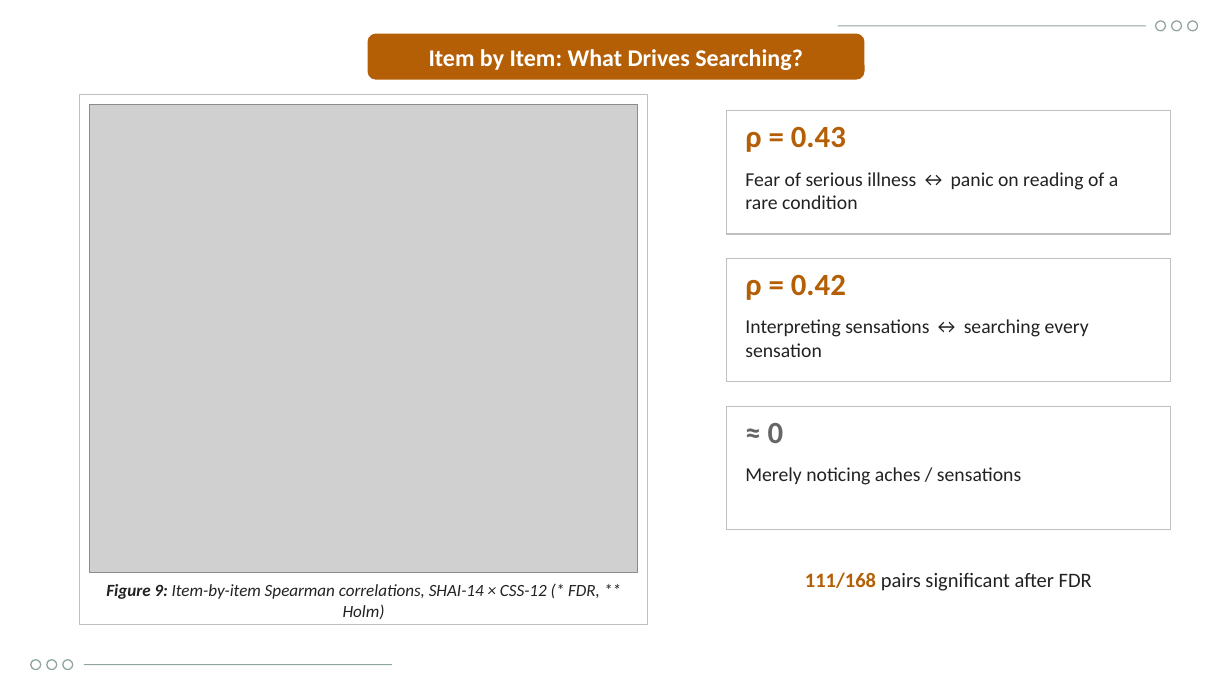
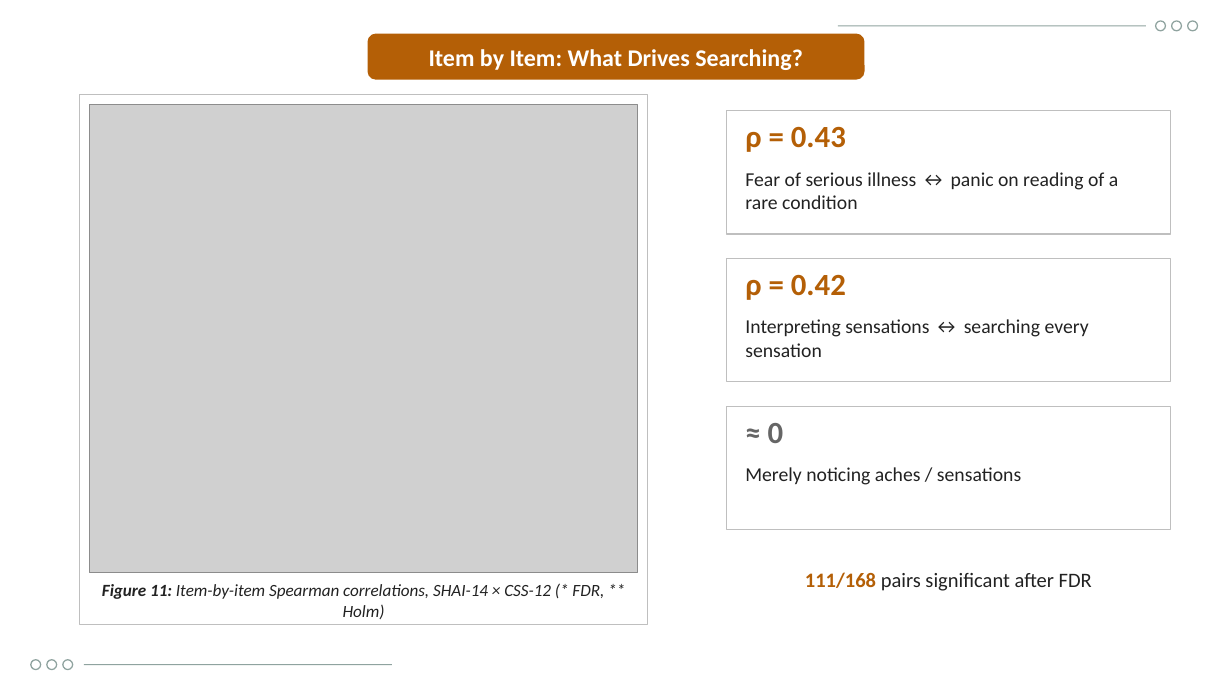
Before and after one commit to Yaseen279/History-Exam, a slide deck: slide 19 of research/output/study/Defence_Presentation_UOBCOM.pptx. Drawn at 1232x693 pixels with LibreOffice and Linux fonts; fonts in the diff are those of the drawing; grey boxes stand for pictures; background and template pictures are left out. Boxes give left, top, right and bottom in pixels: in the first picture for what was removed or moved away, otherwise in the second. Text is boxed around its words. In the diff, an @@ line names an element or a change of style, - is before the commit and + after.

```diff
--- a/research/output/study/Defence_Presentation_UOBCOM.pptx
+++ b/research/output/study/Defence_Presentation_UOBCOM.pptx
@@ text at [102, 584, 604, 619]: text changed @@
-Figure 9: Item-by-item Spearman correlations, SHAI-14 × CSS-12 (* FDR, ** Holm)
+Figure 11: Item-by-item Spearman correlations, SHAI-14 × CSS-12 (* FDR, ** Holm)
```
Also in this commit, not shown: 6 other slides changed, 18 other files.
